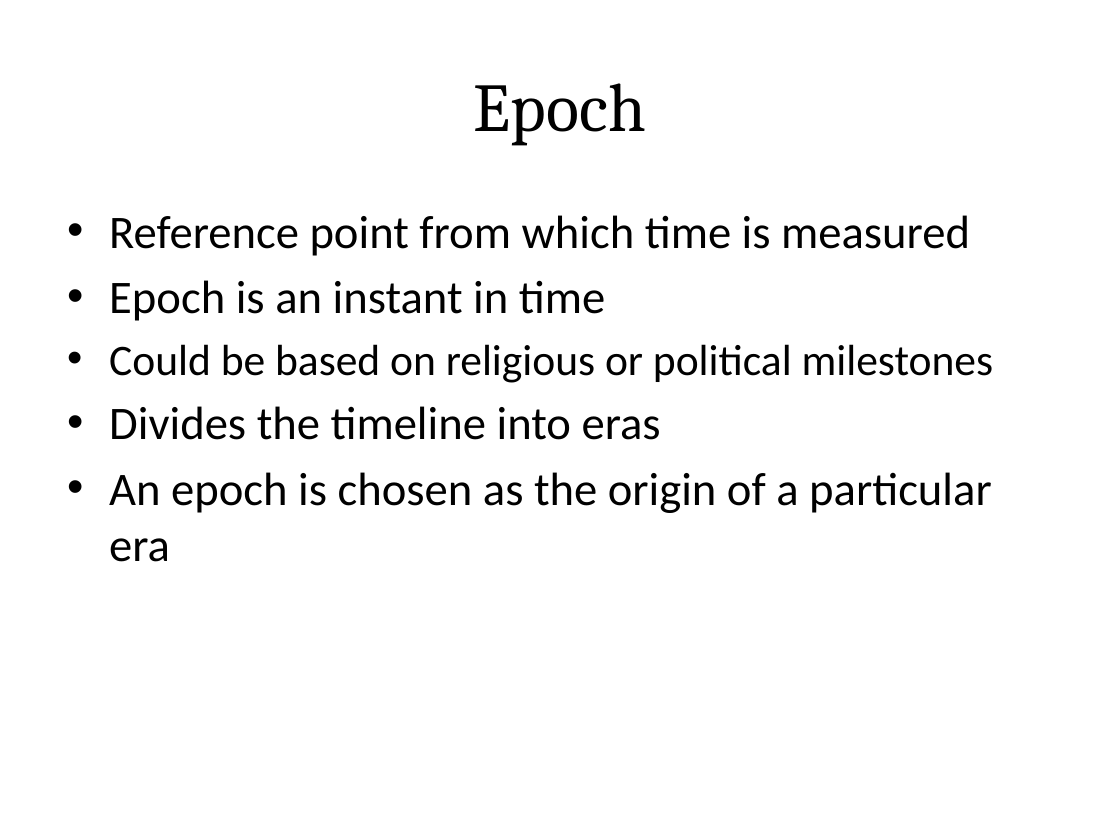
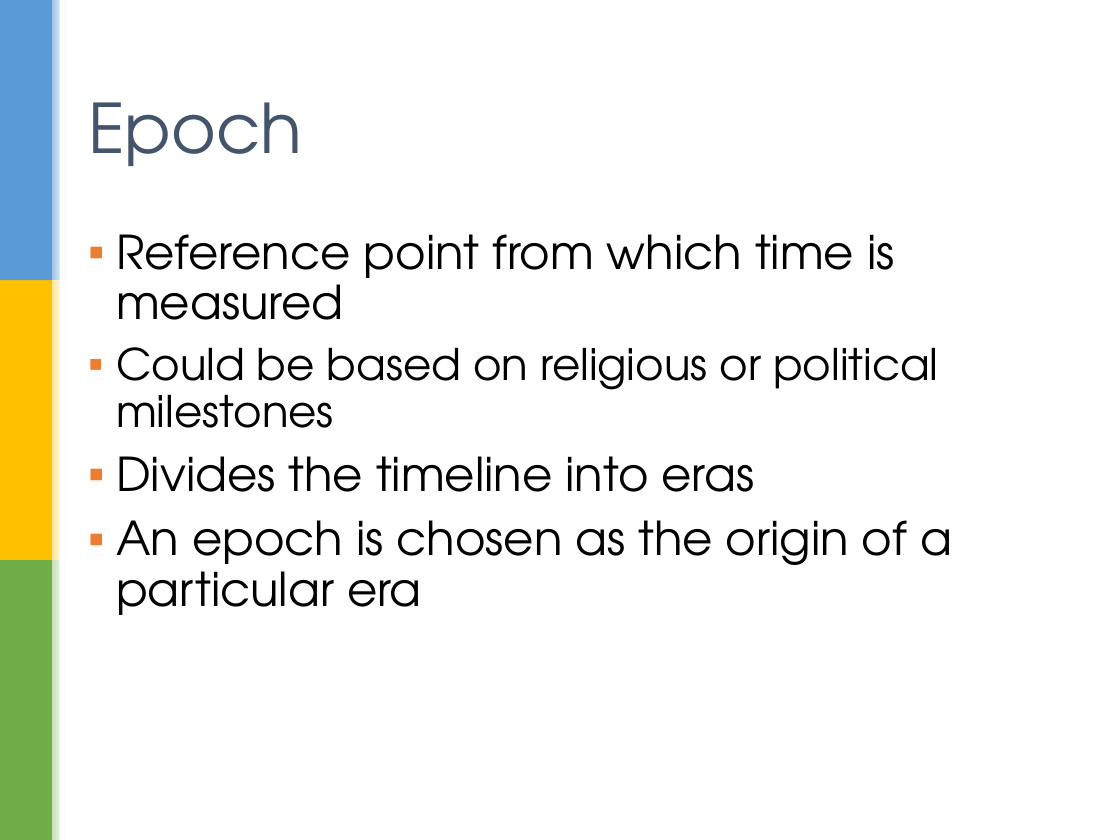
Before and after one commit to sualeh/make-a-date, a slide deck: slide 14 of Java 8 Date and Time API.pptx. Drawn at 1120x840 pixels with LibreOffice and Linux fonts; fonts in the diff are those of the drawing; background and template pictures are left out. Boxes give left, top, right and bottom in pixels: in the first picture for what was removed or moved away, otherwise in the second. Text is boxed around its words. In the diff, an @@ line names an element or a change of style, - is before the commit and + after.

```diff
--- a/Java 8 Date and Time API.pptx
+++ b/Java 8 Date and Time API.pptx
@@ group added at <box>0,0,66,840</box>: 7 rectangles @@
@@ title "Epoch": place and size @@
-title "Epoch" at <box>474,83,646,146</box>
+title "Epoch" at <box>88,102,302,166</box>
@@ title "Epoch" at <box>88,102,302,166</box>: font Cambria to TeX Gyre Adventor, text colour #000000 to #44546A; alignment centre to left @@
@@ text "Reference point from which time ...": place and size @@
-text "Reference point from which time ..." at <box>109,215,994,562</box>
+text "Reference point from which time ..." at <box>116,234,952,615</box>
@@ text "Reference point from which time ..." at <box>116,234,952,615</box>: font Calibri to TeX Gyre Adventor; bullet • to ▪; line spacing 1 to 0.9; more space between paragraphs @@
@@ text at <box>109,280,605,321</box>: paragraph removed @@
-• Epoch is an instant in time
```
Also in this commit, not shown: 41 other slides changed.
